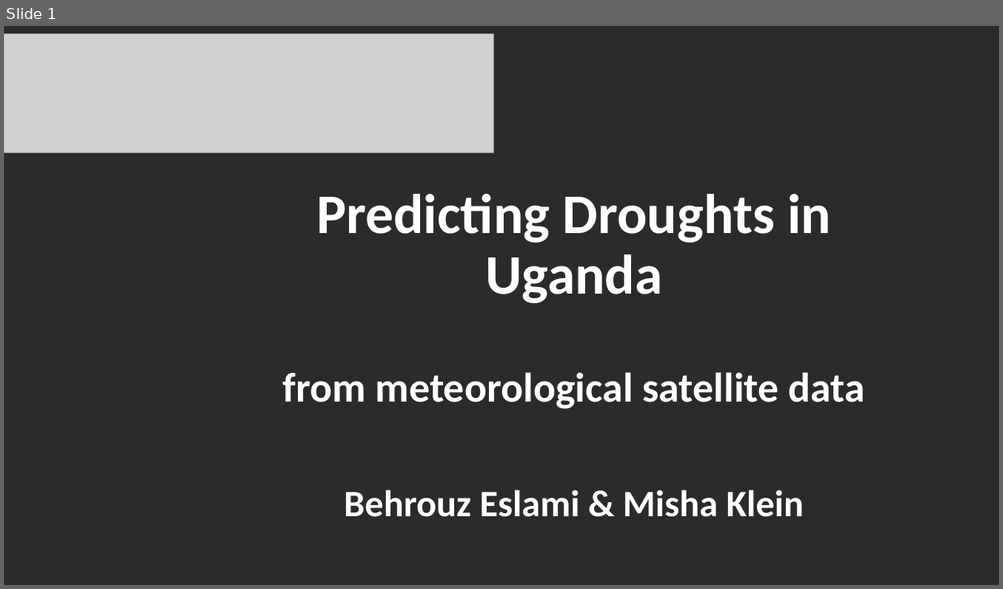
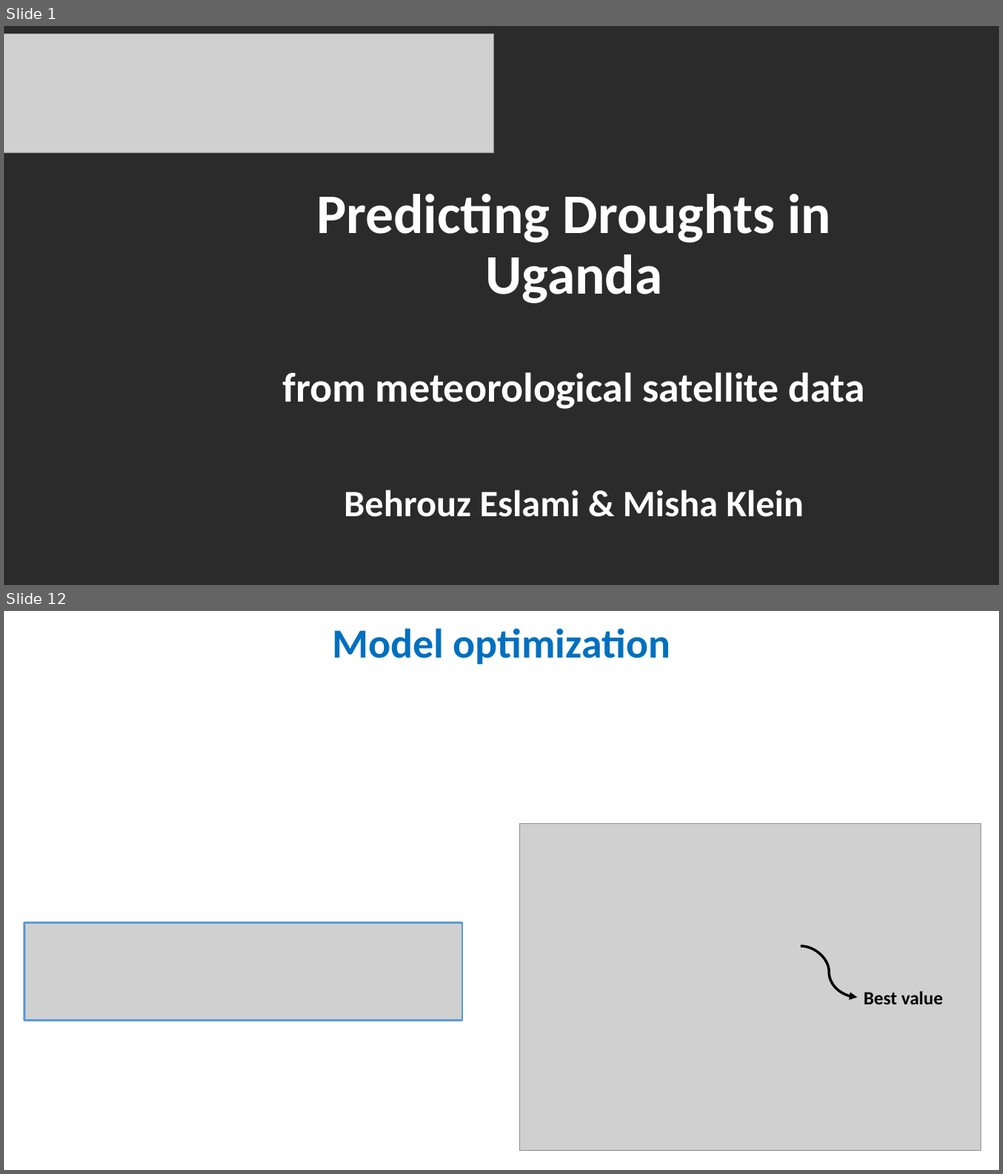
Before and after one commit to rodekruis/IBF-model, a slide deck: drought/skill-assessment/Model Event Data/Presentation/Model_event_data_Uganda.pptx. Shown one above the other, each under a label of ours: slide 1 before the commit, slides 1 and 12 after it; the slides between them are not shown. The pictures are 1003x589 and 1003x1174 pixels, drawn with LibreOffice and Linux fonts; fonts in the diff are those of the drawing; grey boxes stand for pictures; background and template pictures are left out; a plain dark background stands for a picture behind light text. Boxes give left, top, right and bottom in pixels: in the first picture for what was removed or moved away, otherwise in the second. Text is boxed around its words. In the diff, an @@ line names an element or a change of style, - is before the commit and + after.

```diff
--- a/drought/skill-assessment/Model Event Data/Presentation/Model_event_data_Uganda.pptx
+++ b/drought/skill-assessment/Model Event Data/Presentation/Model_event_data_Uganda.pptx
@@ slide 12 added at [4,611,999,1170], background #FFFFFF @@
@@ title added at [333,628,670,664], 40 pt, text #0070C0, bold @@
+Model optimization
@@ picture added at [520,823,982,1150] @@
@@ picture added at [24,923,462,1021] @@
@@ curved arrow added from (801, 947) to (856, 997), #000000 2.5 pt @@
@@ text added at [863,991,942,1005], 18 pt, text #000000, bold @@
+Best value
```
Also in this commit, not shown: 6 slides changed, 19 other slides added, 1 slide removed, 19 other files.
